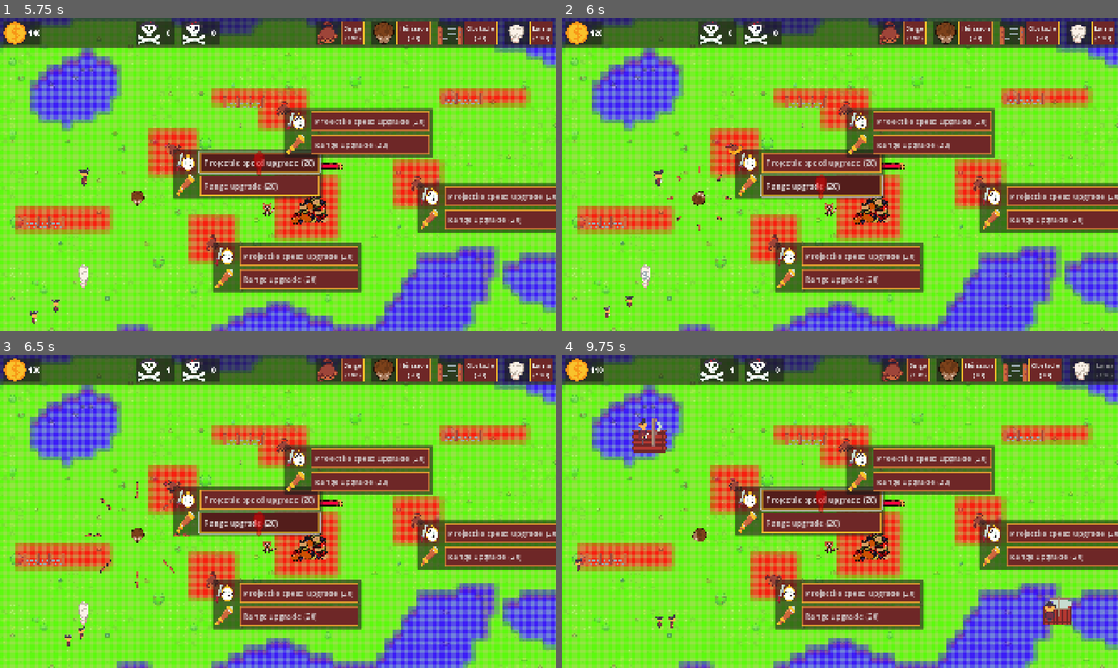
Above: before the commit, frames 1-4 (two rows, left to right).
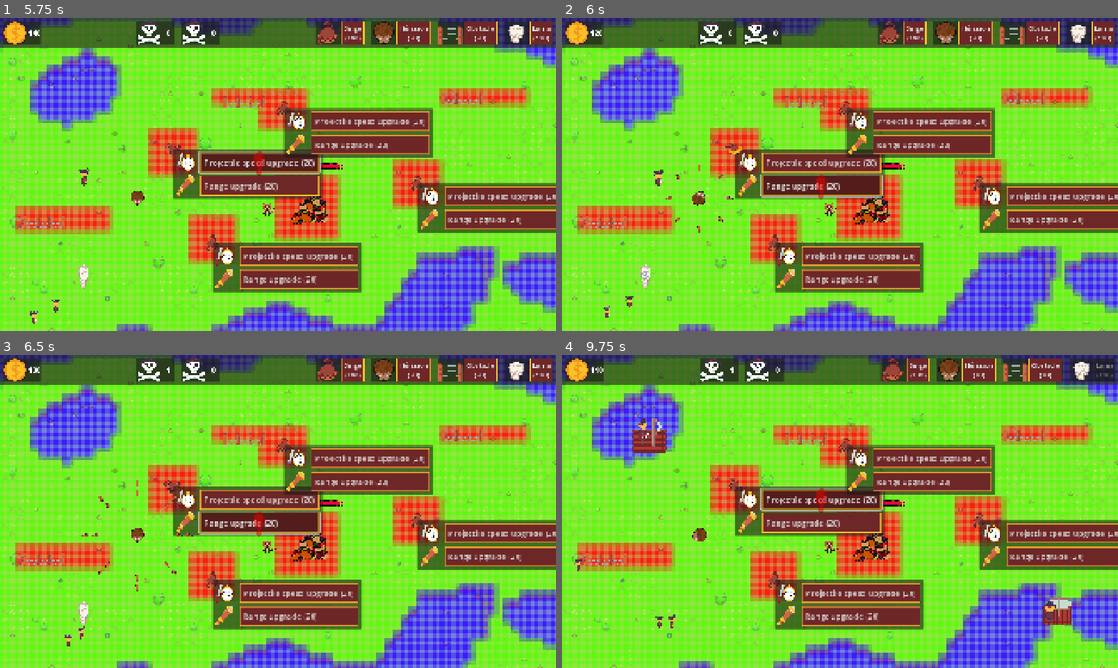
Above: after the commit, the same moments.

Repository: CreaJeu/PirateTowerDefense
Game: Godot game, scene res://scenes/main.tscn
Two runs of this game, one before a commit and one after it. Both use one fixed random seed, a clock stepped at 60 frames per second and the inputs below.
Inputs:
- Up to frame 1 (5.75 s): click "Projectile speed upgrade (20)" at 0.5 s; click "Range upgrade (20)" at 1.25 s; click "Singe (100)" at 2 s; click "Hérisson (70)" at 2.75 s; click "Obstacle (70)" at 3.5 s; click "Lama (120)" at 4.25 s; click "Projectile speed upgrade (20)" at 5 s
- Up to frame 2 (6 s): click "Range upgrade (20)" at 5.75 s
- Up to frame 3 (6.5 s): no input
- Up to frame 4 (9.75 s): click "Singe (100)" at 6.5 s; click "Hérisson (70)" at 7.25 s; click "Obstacle (70)" at 8 s; click "Lama (120)" at 8.75 s; click "Projectile speed upgrade (20)" at 9.5 s

Frame 1 is identical in both runs. In frame 2, less than 0.1% of the frame differs, in the area x 18-31%, y 46-69%; in frame 3, 0.2%, in the area x 14-35%, y 40-76%; in frame 4, less than 0.1%.

Commit message:
bug fix + pirate death noise

Diff:
--- a/scenes/allies/herisson.tscn
+++ b/scenes/allies/herisson.tscn
@@ -11,9 +11,11 @@
 [sub_resource type="StyleBoxEmpty" id="StyleBoxEmpty_6b4mt"]
 
 [sub_resource type="CircleShape2D" id="CircleShape2D_qbpr3"]
+resource_local_to_scene = true
 radius = 16.1245
 
-[sub_resource type="CircleShape2D" id="CircleShape2D_518lq"]
+[sub_resource type="CircleShape2D" id="CircleShape2D_0tnnh"]
+resource_local_to_scene = true
 radius = 106.0
 
 [node name="Herisson" type="StaticBody2D"]
@@ -50,7 +52,7 @@
 
 [node name="FiringRange" type="CollisionShape2D" parent="FiringArea"]
 position = Vector2(2, 1)
-shape = SubResource("CircleShape2D_518lq")
+shape = SubResource("CircleShape2D_0tnnh")
 
 [node name="ConstructionRestriction" type="Area2D" parent="."]
 
--- a/scenes/allies/lama.tscn
+++ b/scenes/allies/lama.tscn
@@ -5,9 +5,11 @@
 [ext_resource type="Texture2D" uid="uid://c8h7ovyikhd7f" path="res://assets/sprites/structure/lama.png" id="3_ws7yr"]
 
 [sub_resource type="CircleShape2D" id="CircleShape2D_485p4"]
+resource_local_to_scene = true
 radius = 28.0
 
 [sub_resource type="CircleShape2D" id="CircleShape2D_el7wl"]
+resource_local_to_scene = true
 radius = 112.04
 
 [node name="Lama" type="StaticBody2D"]
--- a/scenes/enemy.tscn
+++ b/scenes/enemy.tscn
@@ -18,6 +18,7 @@
 [ext_resource type="Texture2D" uid="uid://drqu37653rfmx" path="res://assets/sprites/enemy/PirateUp/PirateUp4.png" id="16_6awcb"]
 [ext_resource type="Texture2D" uid="uid://0dl8foq4h3an" path="res://assets/sprites/enemy/PirateUp/PirateUp5.png" id="17_wjec0"]
 [ext_resource type="Texture2D" uid="uid://dttenj2olrv4m" path="res://assets/sprites/enemy/boat/BateauDroit.png" id="18_ile5s"]
+[ext_resource type="AudioStream" uid="uid://dvdkxb1qtkppn" path="res://assets/audio/dyingPirate.mp3" id="19_1x4g4"]
 
 [sub_resource type="SpriteFrames" id="SpriteFrames_8qclf"]
 animations = [{
@@ -124,3 +125,7 @@
 visible = false
 scale = Vector2(2, 2)
 texture = ExtResource("18_ile5s")
+
+[node name="DeathNoise" type="AudioStreamPlayer" parent="."]
+stream = ExtResource("19_1x4g4")
+volume_db = -10.846
--- a/scenes/turret.tscn
+++ b/scenes/turret.tscn
@@ -14,9 +14,11 @@
 [sub_resource type="StyleBoxEmpty" id="StyleBoxEmpty_485p4"]
 
 [sub_resource type="CircleShape2D" id="CircleShape2D_485p4"]
+resource_local_to_scene = true
 radius = 18.1108
 
 [sub_resource type="CircleShape2D" id="CircleShape2D_el7wl"]
+resource_local_to_scene = true
 radius = 158.0
 
 [node name="Turret" type="StaticBody2D"]
--- a/scripts/enemy.gd
+++ b/scripts/enemy.gd
@@ -129,6 +129,7 @@
 
 func die():
 	Signals.enemy_died.emit(money_on_death)
+	$DeathNoise.play()
 	visual_damage(0.2)
 	queue_free()
 
--- a/scripts/herisson.gd
+++ b/scripts/herisson.gd
@@ -1,13 +1,13 @@
 class_name Herisson
 extends StaticBody2D
 
-@export var fire_rate: float = 0.2 # seconds per shot
-@export var is_active: bool = true
-@export var restriction_width_tiles: int = 6
-@export var restriction_height_tiles: int = 6
-@export var placed: bool = false
-@export var damage = 1
-@export var max_health: int = 20
+var fire_rate: float = 0.2 # seconds per shot
+var is_active: bool = true
+var restriction_width_tiles: int = 6
+var restriction_height_tiles: int = 6
+var placed: bool = false
+var damage = 1
+var max_health: int = 20
 
 var current_hp_upgrade = 1
 var current_attack_speed_upgrade = 1
@@ -87,7 +87,7 @@
 		spike.rotation = dir.angle() + deg_to_rad(90)
 
 		var tween = create_tween()
-		var target_position = spike.position + dir.normalized() * 100 # Adjust distance as needed
+		var target_position = spike.position + dir.normalized() * $FiringArea/FiringRange.shape.radius
 		tween.tween_property(spike, "position", target_position, 0.5).set_trans(Tween.TRANS_SINE).set_ease(Tween.EASE_OUT)
 
 		# Clean up the spike after it reaches its destination
Binary file changed: assets/sprites/structure/lama.aseprite
Not shown: 1 places in scenes/enemy.tscn that only renumber resources
